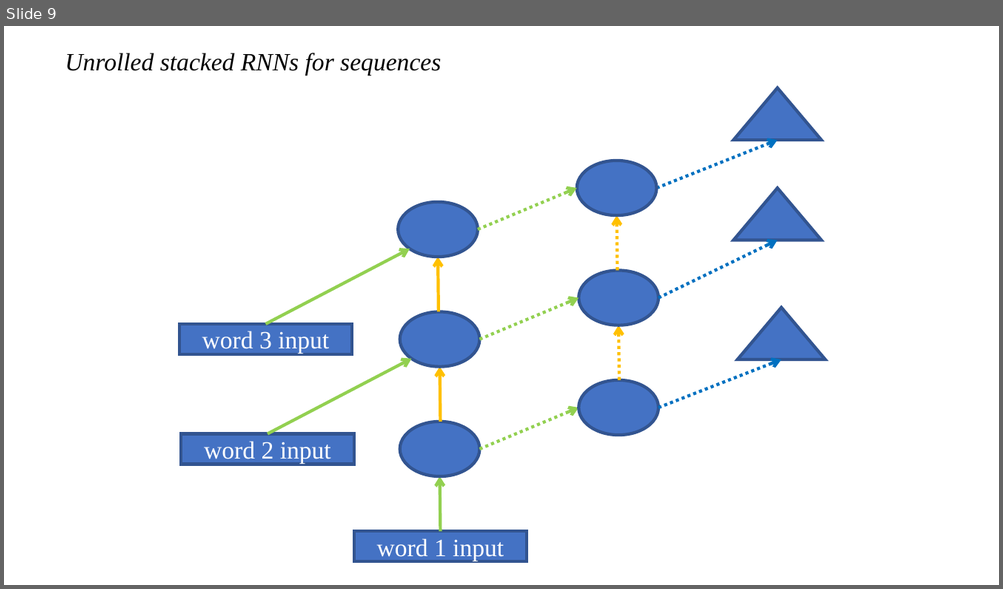
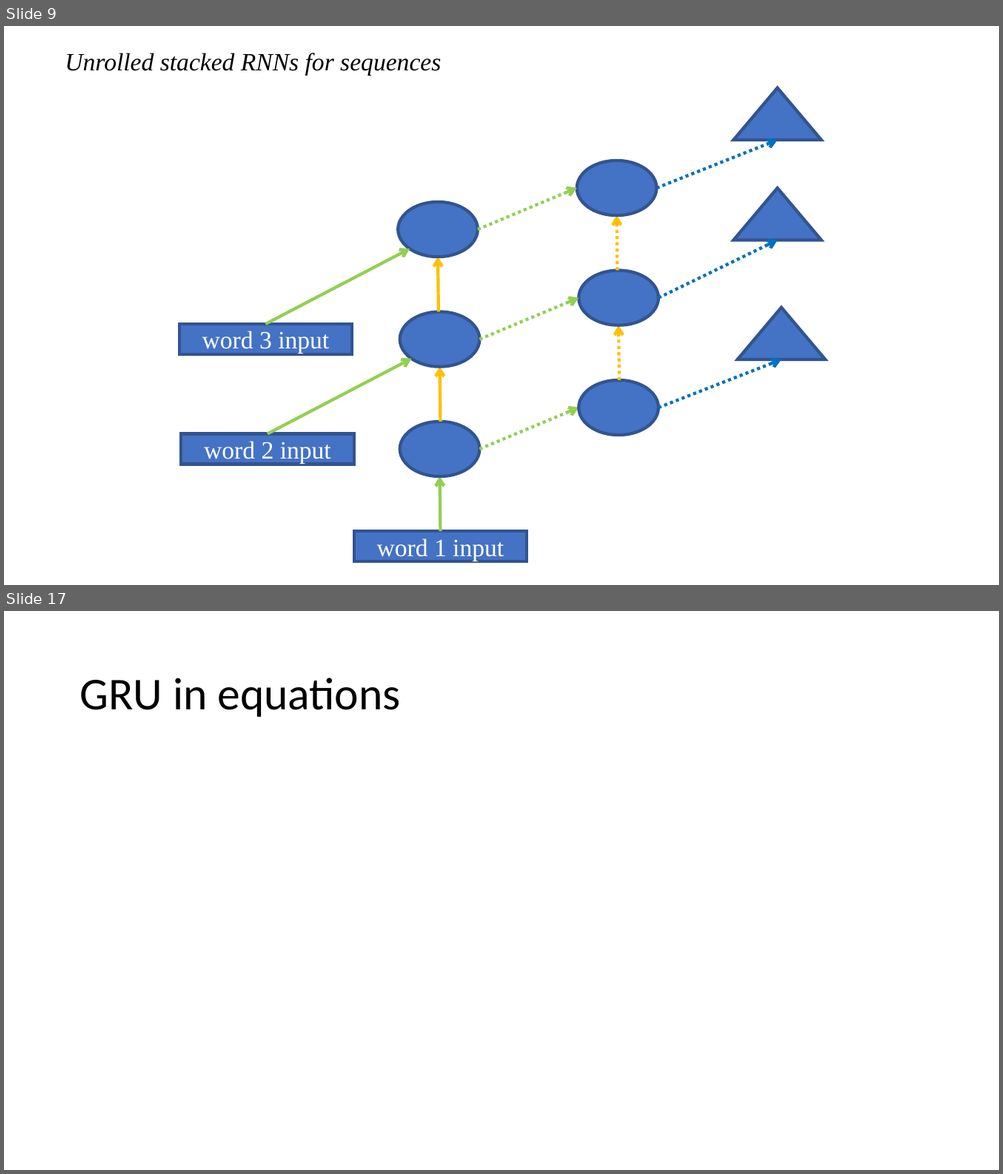
Before and after one commit to tramslegend/course-nlp, a slide deck: RNNs.pptx. Shown one above the other, each under a label of ours: slide 9 before the commit, slides 9 and 17 after it; the slides between them are not shown. The pictures are 1003x589 and 1003x1174 pixels, drawn with LibreOffice and Linux fonts; fonts in the diff are those of the drawing; grey boxes stand for pictures. Boxes give left, top, right and bottom in pixels: in the first picture for what was removed or moved away, otherwise in the second. Text is boxed around its words. In the diff, an @@ line names an element or a change of style, - is before the commit and + after.

```diff
--- a/RNNs.pptx
+++ b/RNNs.pptx
@@ slide 17 added at (4,611,999,1170), background #FFFFFF @@
@@ title added at (79,678,400,717), 44 pt, text #000000 @@
+GRU in equations
```
Also in this commit, not shown: 7 other slides added, 3 other files.
